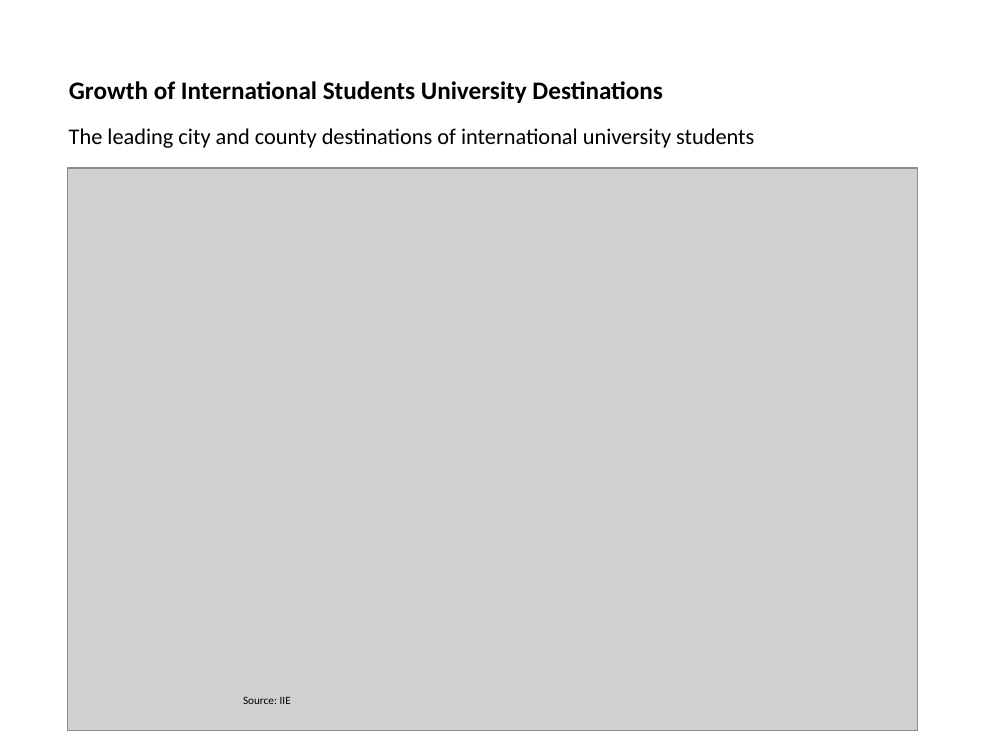
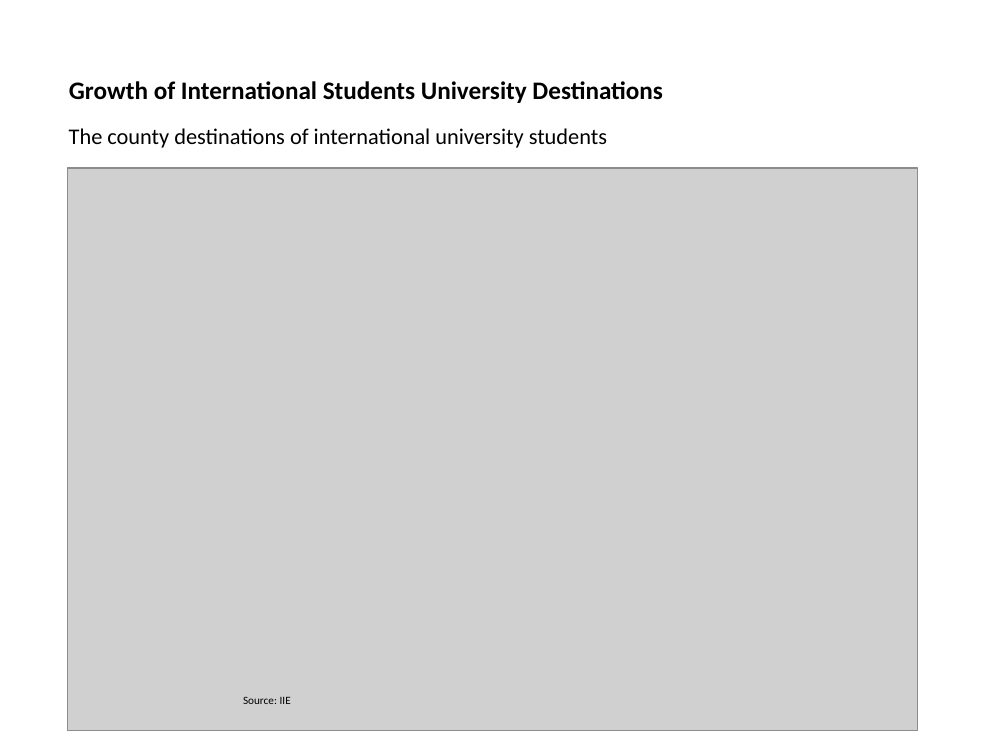
Before and after one commit to kadzema/InternationalSchoolsUS, a slide deck: slide 6 of PowerPoint/International_Schools_DRAFT 13122017.pptx. Drawn at 1008x756 pixels with LibreOffice and Linux fonts; fonts in the diff are those of the drawing; grey boxes stand for pictures. Boxes give left, top, right and bottom in pixels: in the first picture for what was removed or moved away, otherwise in the second. Text is boxed around its words. In the diff, an @@ line names an element or a change of style, - is before the commit and + after.

```diff
--- a/PowerPoint/International_Schools_DRAFT 13122017.pptx
+++ b/PowerPoint/International_Schools_DRAFT 13122017.pptx
@@ text at [69,128,607,148]: text changed @@
-The leading city and county destinations of international university students
+The county destinations of international university students
```
Also in this commit, not shown: 11 other slides changed, 2 other files.
